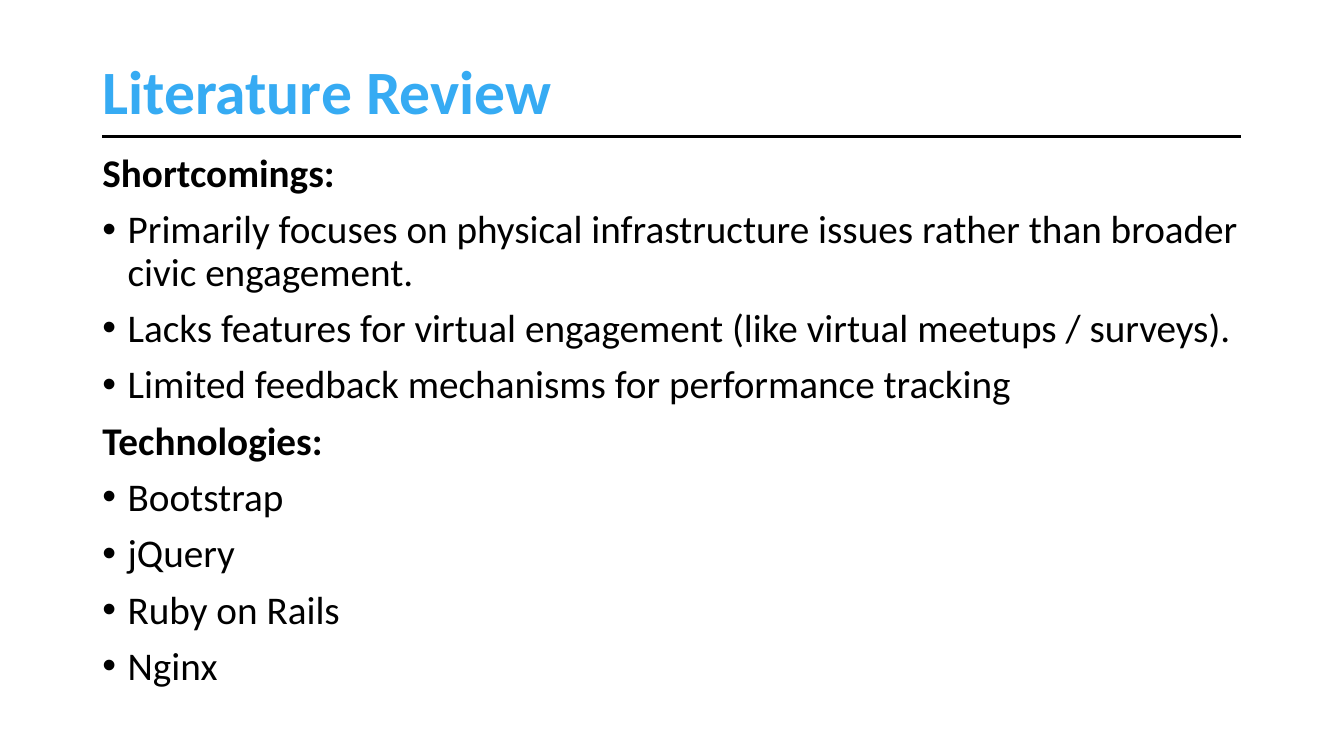
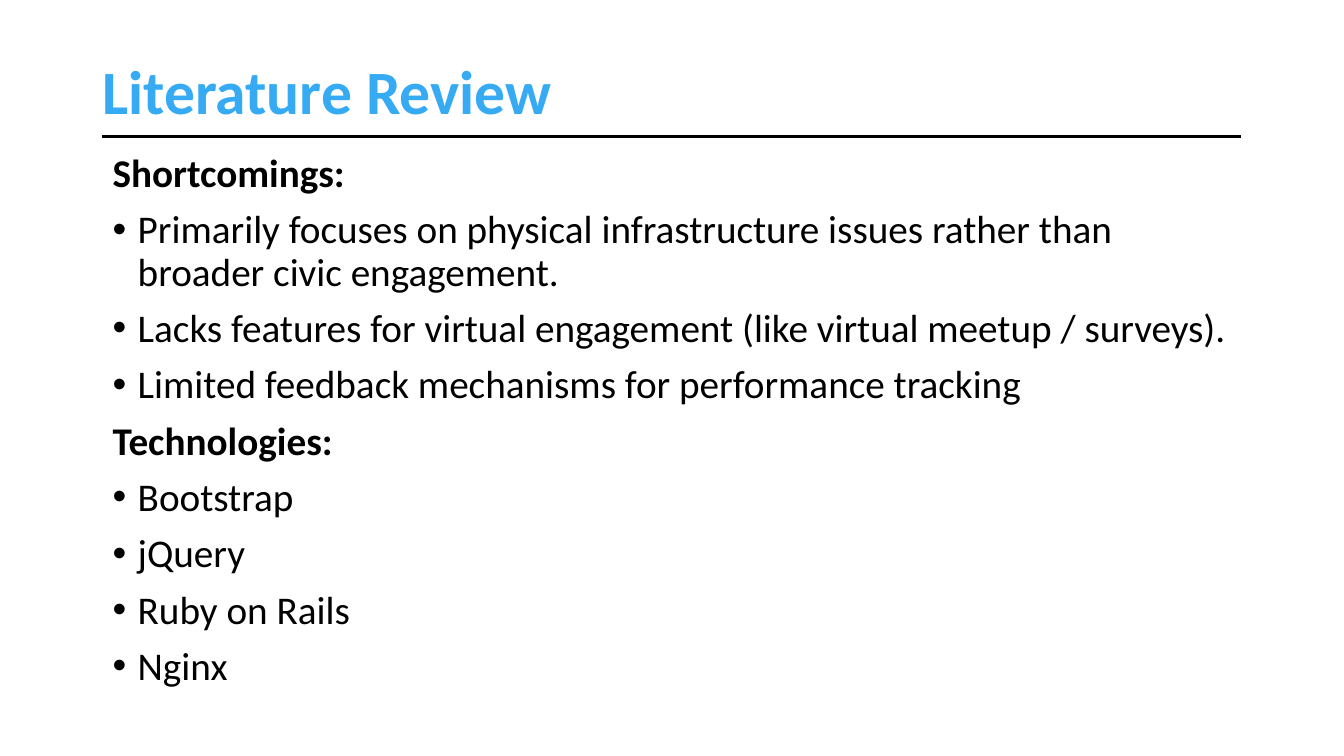
Before and after one commit to muhammadahsanmirza/fyp-constituency-connect, a slide deck: slide 10 of 4- Idea Evaluation/Idea Evaluation Slides - Working Draft.pptx. Drawn at 1344x756 pixels with LibreOffice and Linux fonts; fonts in the diff are those of the drawing. Boxes give left, top, right and bottom in pixels: in the first picture for what was removed or moved away, otherwise in the second. Text is boxed around its words. In the diff, an @@ line names an element or a change of style, - is before the commit and + after.

```diff
--- a/4- Idea Evaluation/Idea Evaluation Slides - Working Draft.pptx
+++ b/4- Idea Evaluation/Idea Evaluation Slides - Working Draft.pptx
@@ text "Shortcomings:": place and size @@
-text "Shortcomings:" at (102, 159, 1238, 687)
+text "Shortcomings:" at (113, 159, 1226, 687)
@@ text at (138, 313, 1226, 349): text changed @@
-• Lacks features for virtual engagement (like virtual meetups / surveys).
+• Lacks features for virtual engagement (like virtual meetup / surveys).
```
Also in this commit, not shown: 13 other slides changed, 3 slides added.
